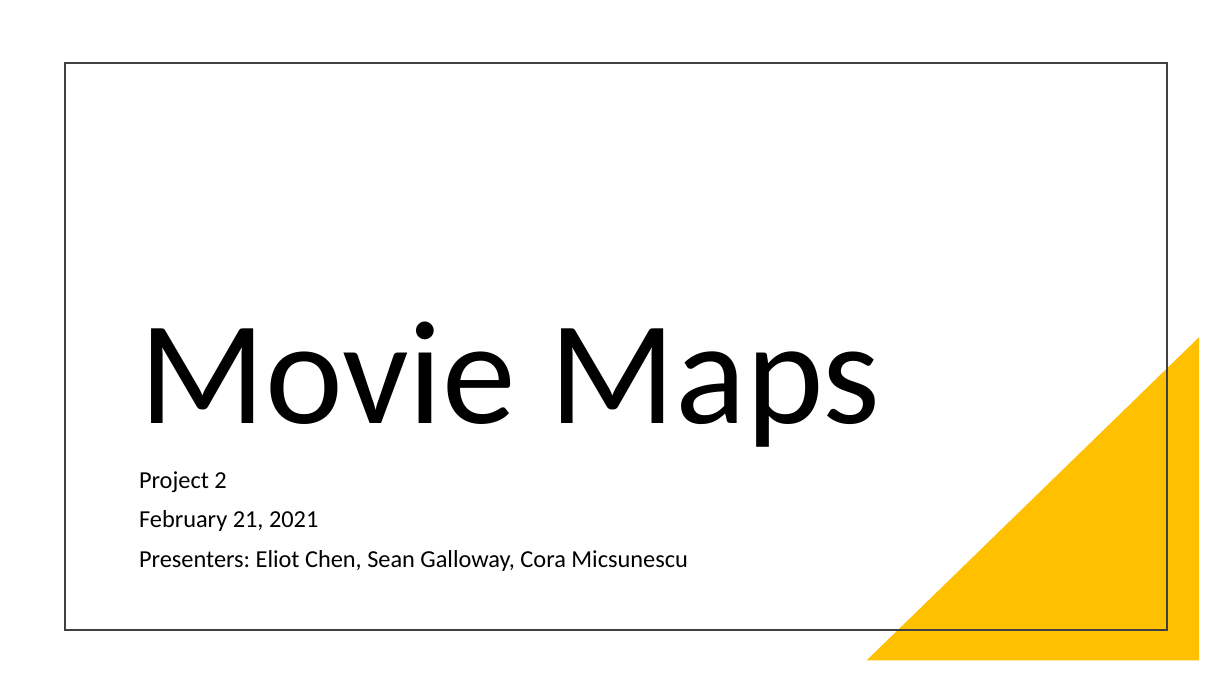
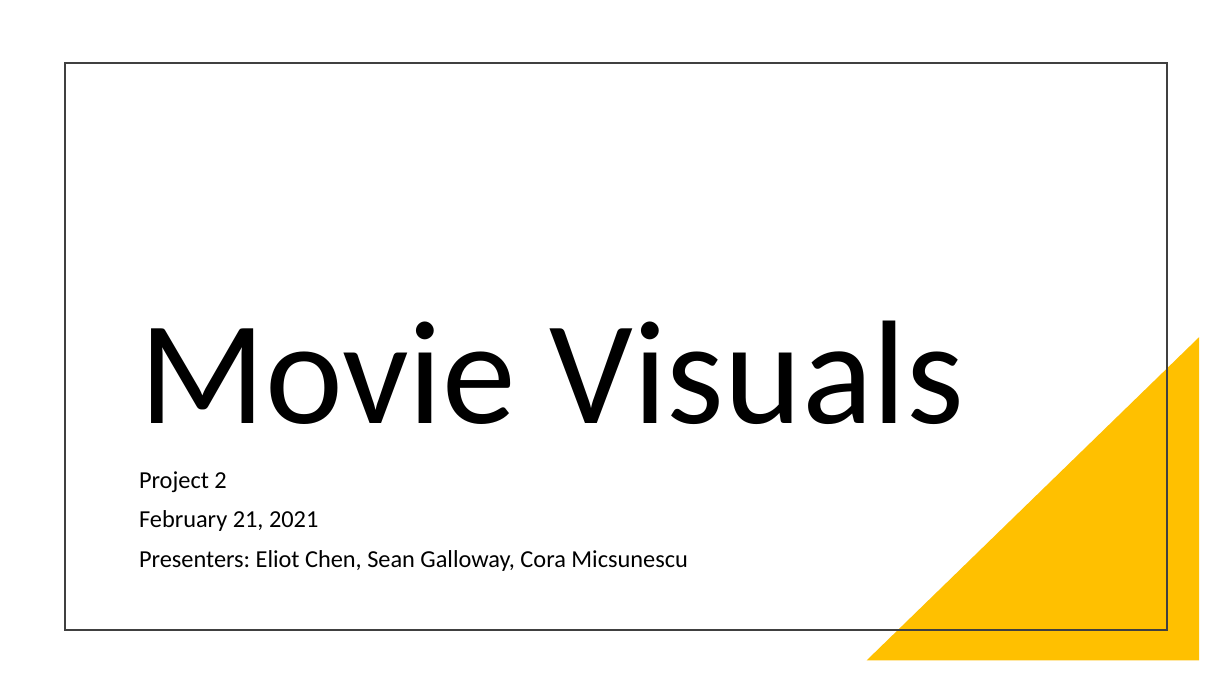
Before and after one commit to eliot1335/Interactive-Movie-Maps, a slide deck: slide 1 of Project_2_Presentation.pptx. Drawn at 1232x693 pixels with LibreOffice and Linux fonts; fonts in the diff are those of the drawing. Boxes give left, top, right and bottom in pixels: in the first picture for what was removed or moved away, otherwise in the second. Text is boxed around its words. In the diff, an @@ line names an element or a change of style, - is before the commit and + after.

```diff
--- a/Project_2_Presentation.pptx
+++ b/Project_2_Presentation.pptx
@@ title at box(139, 320, 964, 424): text changed @@
-Movie Maps
+Movie Visuals
```
Also in this commit, not shown: 1 slide added, 3 other files.
